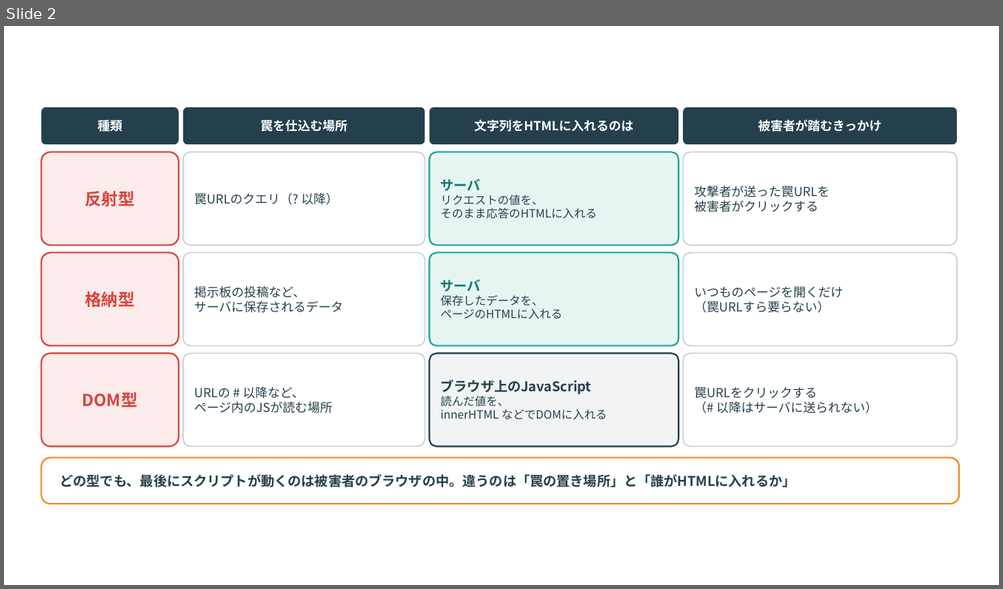
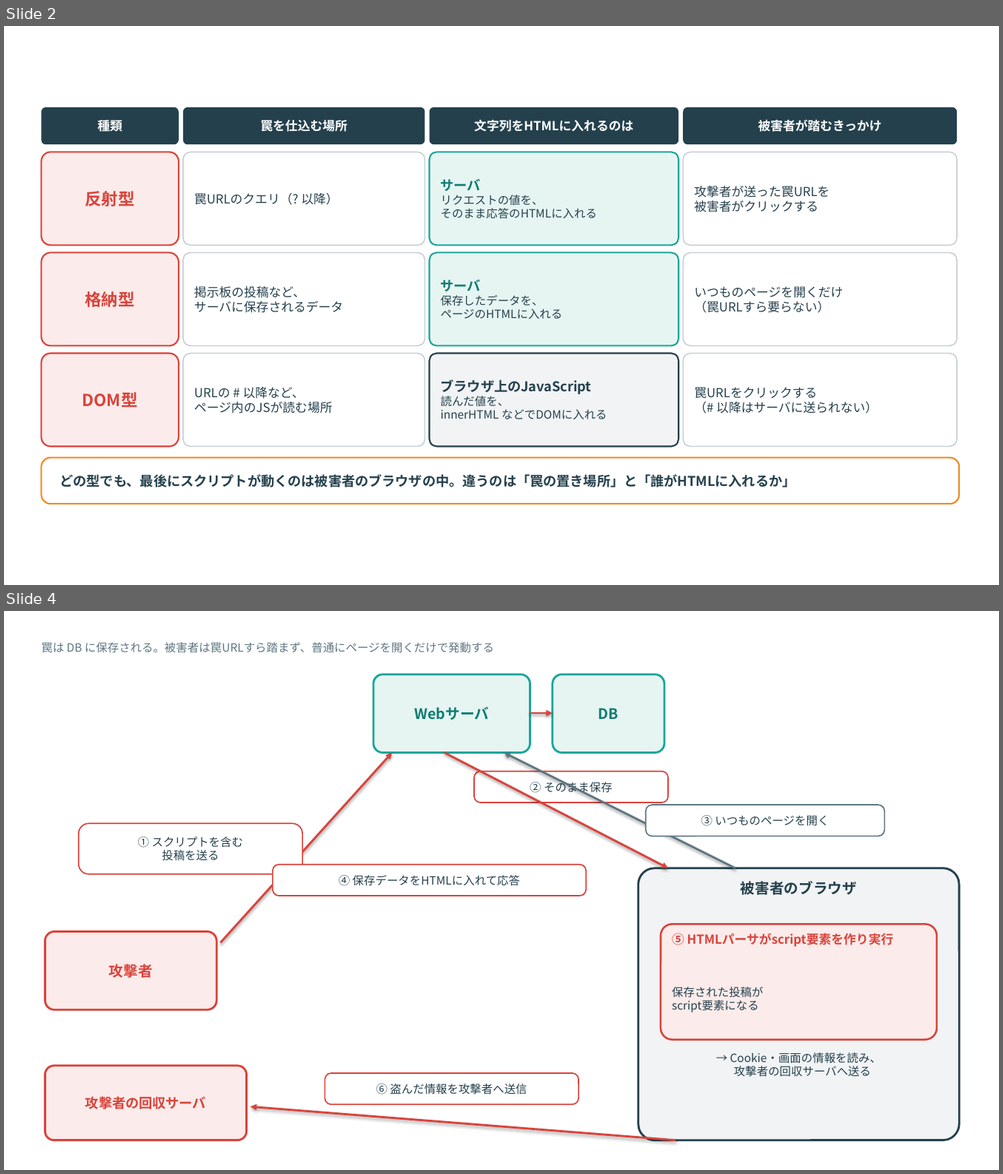
Before and after one commit to nico0748/tech-boosters, a slide deck: deep-dive/drafts/no.1-xss/image/HTMLパーサ図.pptx. Shown one above the other, each under a label of ours: slide 2 before the commit, slides 2 and 4 after it; the slides between them are not shown. The pictures are 1003x589 and 1003x1174 pixels, drawn with LibreOffice and Linux fonts; fonts in the diff are those of the drawing. Boxes give left, top, right and bottom in pixels: in the first picture for what was removed or moved away, otherwise in the second. Text is boxed around its words. In the diff, an @@ line names an element or a change of style, - is before the commit and + after.

```diff
--- a/deep-dive/drafts/no.1-xss/image/HTMLパーサ図.pptx
+++ b/deep-dive/drafts/no.1-xss/image/HTMLパーサ図.pptx
@@ slide 4 added at [4,611,999,1170], background #FFFFFF @@
@@ text added at [41,642,494,652], 11 pt, text #5E7682 @@
+罠は DB に保存される。被害者は罠URLすら踏まず、普通にページを開くだけで発動する
@@ rounded rectangle added at [373,675,530,753], fill #E6F5F2, outline #1AA69A 2 pt @@
@@ rounded rectangle added at [552,675,664,753], fill #E6F5F2, outline #1AA69A 2 pt @@
@@ text added at [414,706,489,720], 14 pt, text #0E7C72, bold @@
+Webサーバ
@@ arrow added from (530, 713) to (552, 713), #D9433B 2 pt @@
@@ text added at [598,708,618,719], 14 pt, text #0E7C72, bold @@
+DB
@@ arrow added from (220, 943) to (392, 753), #D9433B 2 pt @@
@@ arrow added from (444, 753) to (668, 869), #D9433B 2 pt @@
@@ arrow added from (735, 869) to (504, 753), #5E7682 2 pt @@
@@ rounded rectangle added at [474,772,668,803], fill #FFFFFF, outline #D9433B 1.2 pt @@
@@ text added at [529,780,612,795], 11 pt, text #24404D @@
+② そのまま保存
@@ rounded rectangle added at [646,805,885,836], fill #FFFFFF, outline #5E7682 1.2 pt @@
@@ rounded rectangle added at [79,823,302,874], fill #FFFFFF, outline #D9433B 1.2 pt @@
@@ text added at [701,815,828,826], 11 pt, text #24404D @@
+③ いつものページを開く
@@ text added at [138,837,243,861], 11 pt, text #24404D @@
+① スクリプトを含む
+投稿を送る
@@ rounded rectangle added at [273,865,586,896], fill #FFFFFF, outline #D9433B 1.2 pt @@
@@ text added at [338,875,520,886], 11 pt, text #24404D @@
+④ 保存データをHTMLに入れて応答
@@ rounded rectangle added at [638,869,959,1141], fill #F1F3F4, outline #24404D 2 pt @@
@@ text added at [740,881,856,895], 14 pt, text #24404D, bold @@
+被害者のブラウザ
@@ rounded rectangle added at [45,932,216,1010], fill #FBEBEA, outline #D9433B 2 pt @@
@@ rounded rectangle added at [660,924,936,1040], fill #FBEBEA, outline #D9433B 1.8 pt @@
@@ text added at [671,933,893,947], 12 pt, text #D9433B, bold @@
+⑤ HTMLパーサがscript要素を作り実行
@@ text added at [109,964,153,978], 14 pt, text #D9433B, bold @@
+攻撃者
@@ text added at [671,987,762,1013], 11 pt, text #24404D @@
+保存された投稿が
+script要素になる
@@ text added at [730,1053,881,1077], 11 pt, text #24404D @@
+→ Cookie・画面の情報を読み、
+攻撃者の回収サーバへ送る
@@ rounded rectangle added at [45,1066,247,1141], fill #FBEBEA, outline #D9433B 2 pt @@
@@ rounded rectangle added at [325,1073,578,1105], fill #FFFFFF, outline #D9433B 1.2 pt @@
@@ text added at [85,1096,206,1110], 13 pt, text #D9433B, bold @@
+攻撃者の回収サーバ
@@ text added at [376,1084,526,1095], 11 pt, text #24404D @@
+⑥ 盗んだ情報を攻撃者へ送信
@@ arrow added from (675, 1141) to (250, 1107), #D9433B 2 pt @@
```
Also in this commit, not shown: 2 other slides added, 9 other files.
